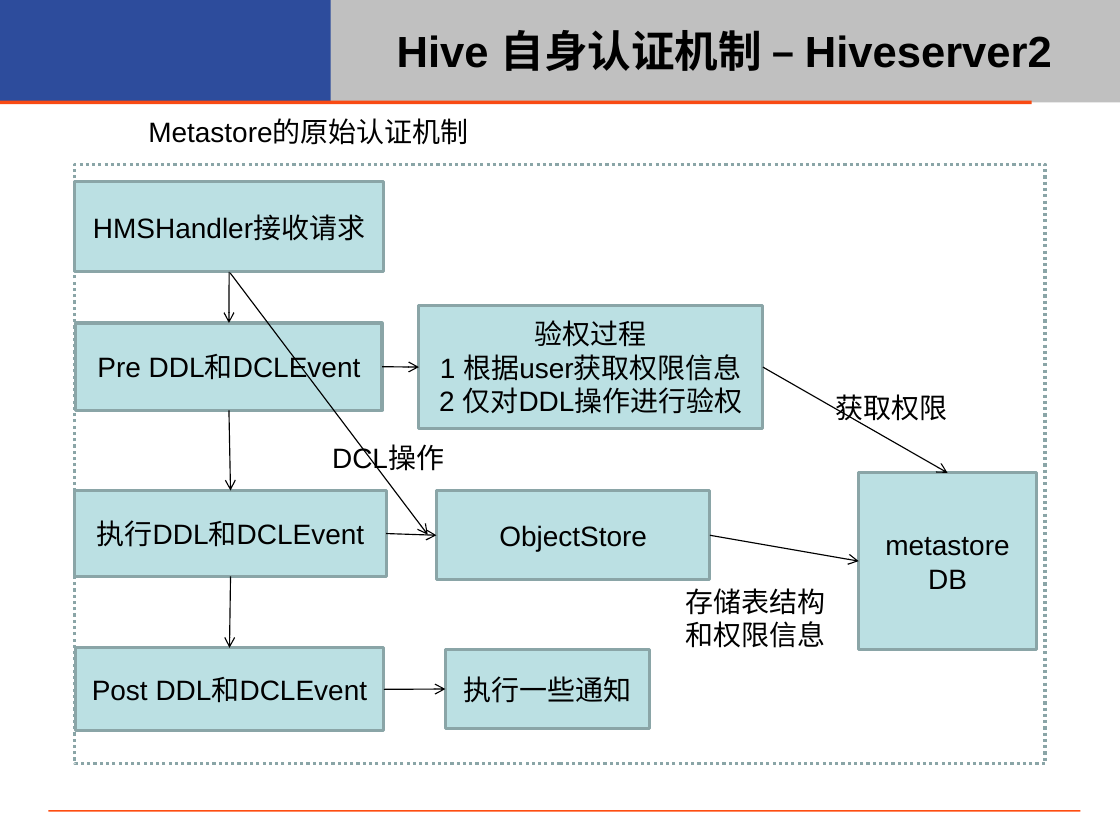
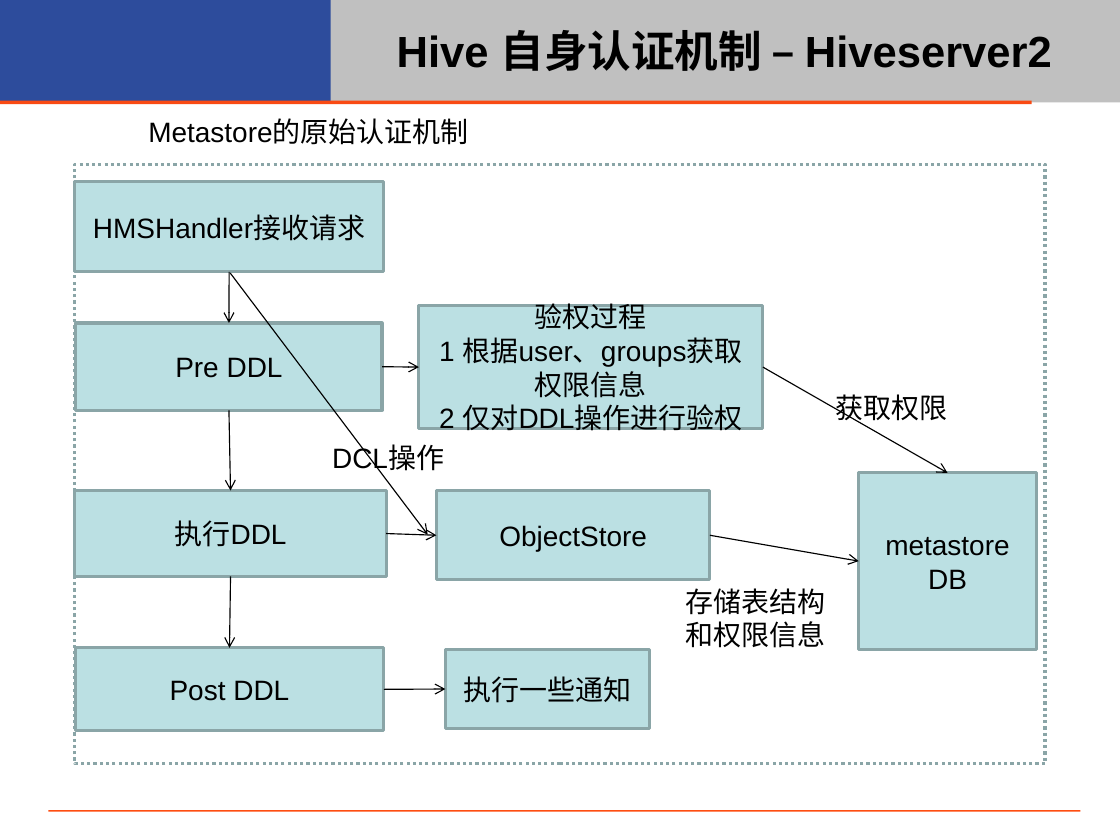
Before and after one commit to pingpangkuangmo/blog, a slide deck: slide 5 of share/Sentry深入调研.pptx. Drawn at 1120x840 pixels with LibreOffice and Linux fonts; fonts in the diff are those of the drawing; background and template pictures are left out. Boxes give left, top, right and bottom in pixels: in the first picture for what was removed or moved away, otherwise in the second. Text is boxed around its words. In the diff, an @@ line names an element or a change of style, - is before the commit and + after.

```diff
--- a/share/Sentry深入调研.pptx
+++ b/share/Sentry深入调研.pptx
@@ text in rectangle at [175, 357, 283, 378]: text changed @@
-Pre DDL和DCLEvent
+Pre DDL
@@ text in rectangle at [439, 337, 743, 367]: text changed @@
-1 根据user获取权限信息
+1 根据user、groups获取权限信息
@@ text in rectangle at [175, 520, 287, 547]: text changed @@
-执行DDL和DCLEvent
+执行DDL
@@ text in rectangle at [170, 680, 289, 701]: text changed @@
-Post DDL和DCLEvent
+Post DDL
```
Also in this commit, not shown: 11 other files.
